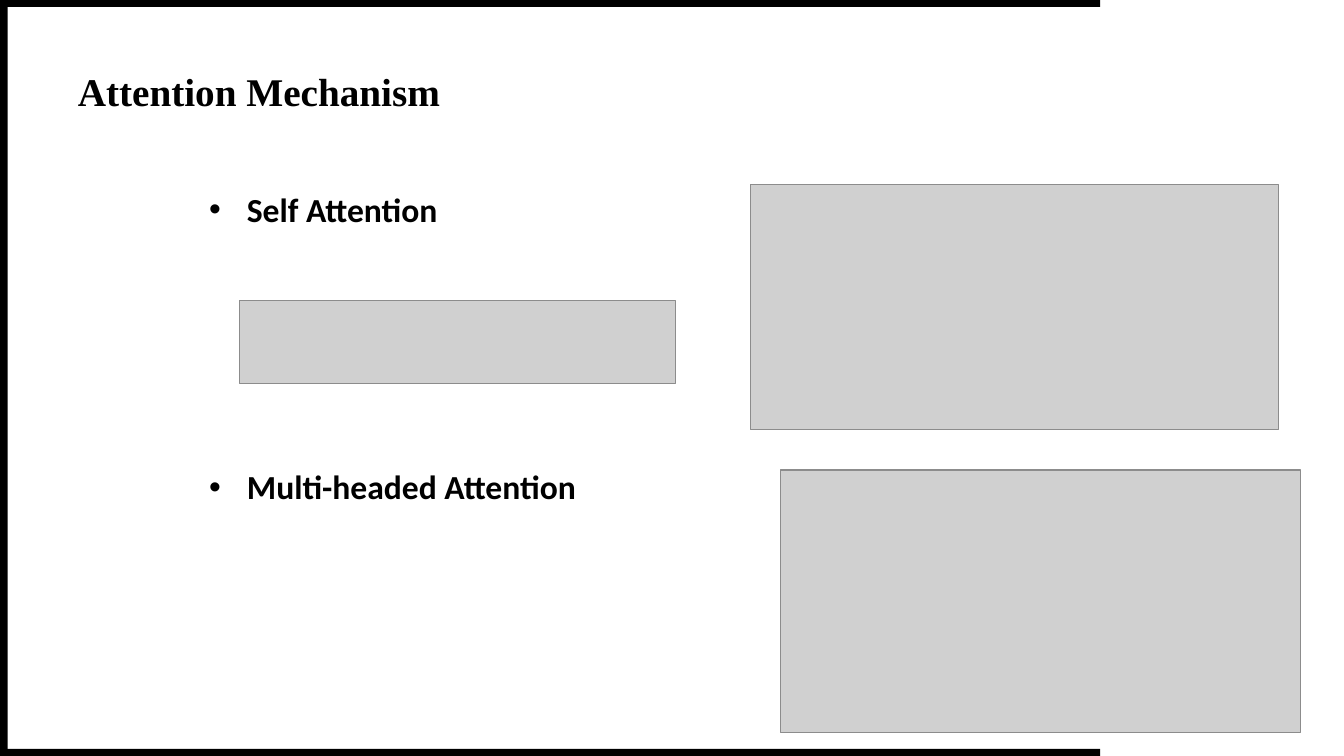
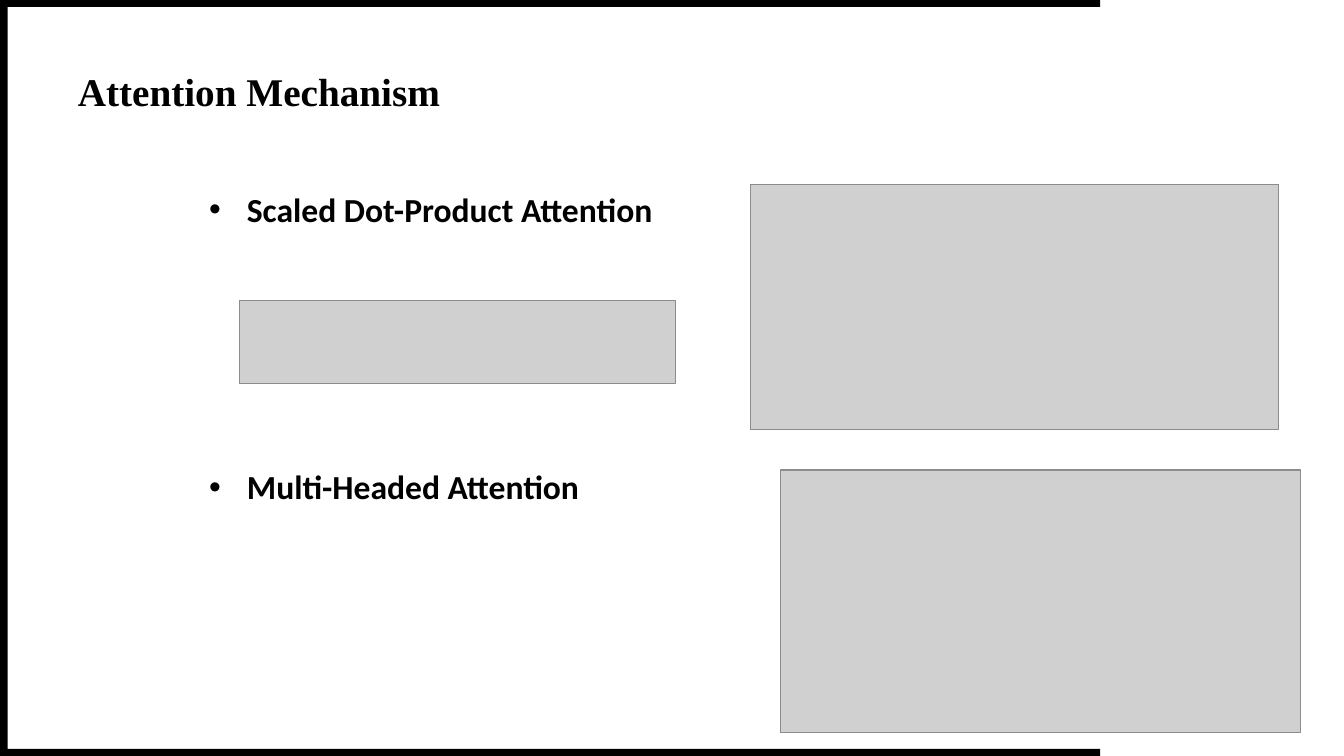
Before and after one commit to theQuert/inlpfun, a slide deck: slide 9 of Lab/投影片.pptx (slide 8 before the commit). Drawn at 1344x756 pixels with LibreOffice and Linux fonts; fonts in the diff are those of the drawing; grey boxes stand for pictures. Boxes give left, top, right and bottom in pixels: in the first picture for what was removed or moved away, otherwise in the second. Text is boxed around its words. In the diff, an @@ line names an element or a change of style, - is before the commit and + after.

```diff
--- a/Lab/投影片.pptx
+++ b/Lab/投影片.pptx
@@ text at <box>247,198,652,223</box>: text changed @@
-• Self Attention
+• Scaled Dot-Product Attention
@@ text at <box>247,475,579,500</box>: text changed @@
-• Multi-headed Attention
+• Multi-Headed Attention
```
Also in this commit, not shown: 2 other slides changed, 2 slides added.
